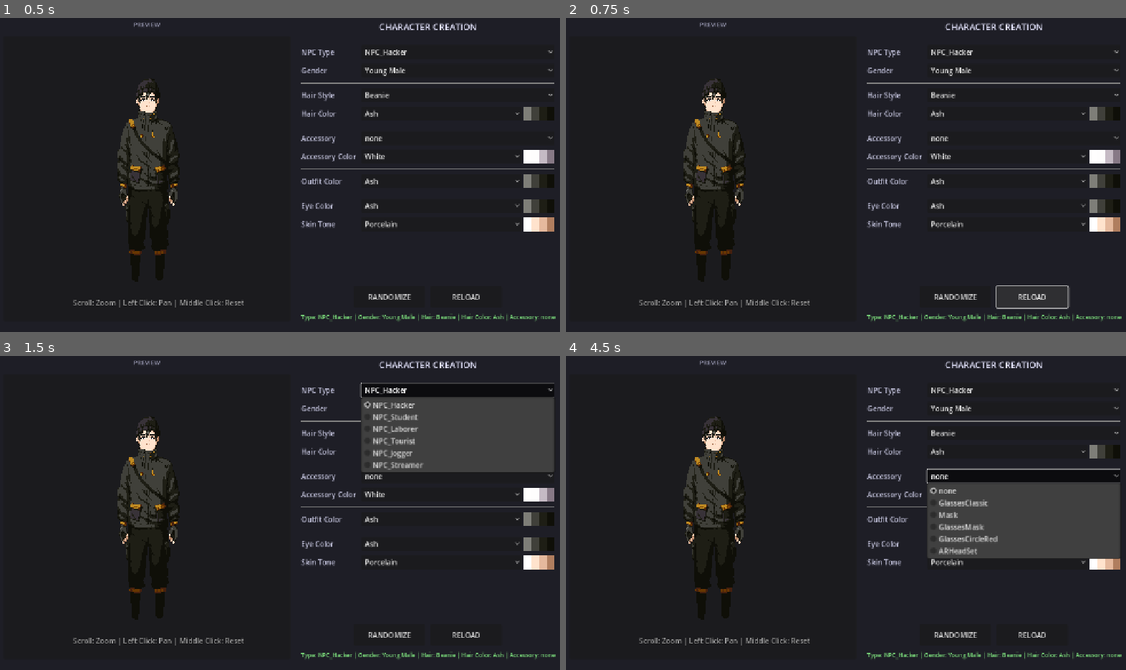
Above: before the commit, frames 1-4 (two rows, left to right).
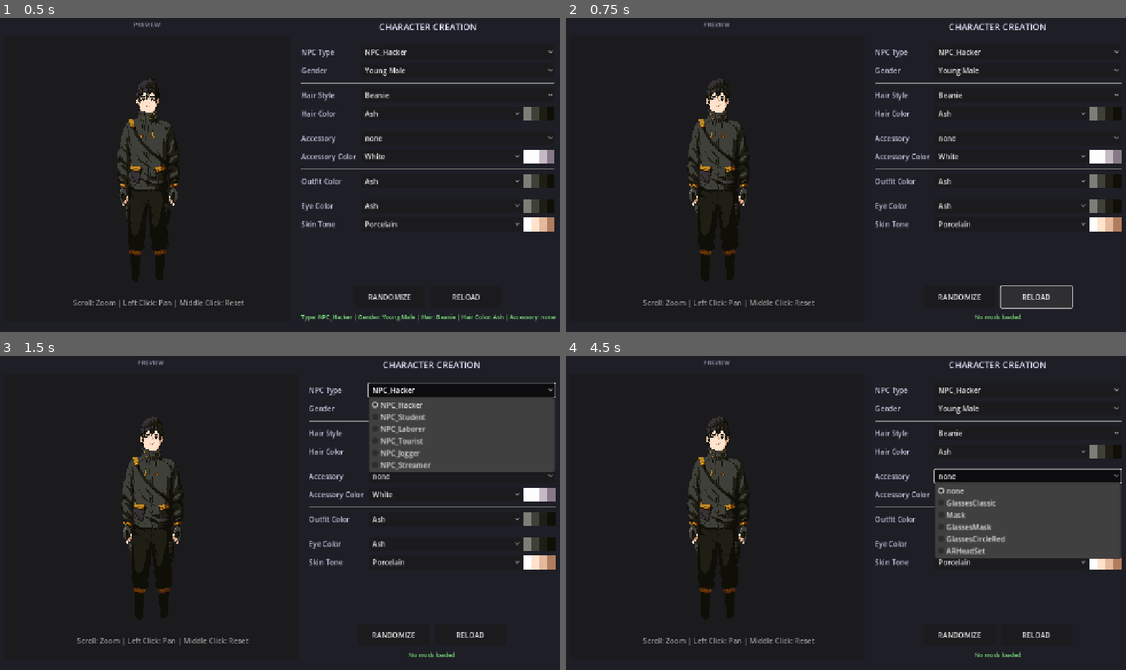
Above: after the commit, the same moments.

Repository: Sandy4j/npc-creator
Game: Godot game, scene res://UI/Main.tscn
The game is run twice, just before and just after one commit, with the same random seed, the same clock (stepped at 60 frames per second) and the same inputs.
Inputs:
- Up to frame 1 (0.5 s): no input
- Up to frame 2 (0.75 s): click "RELOAD" at 0.5 s
- Up to frame 3 (1.5 s): click "NPC_Hacker" at 1.25 s
- Up to frame 4 (4.5 s): click "Young Male" at 2 s; click "Beanie" at 2.75 s; click "Ash" at 3.5 s; click "none" at 4.25 s

Frame 1 is identical in both runs. In frame 2, 4.4% of the frame differs, in the area x 13-100%, y 1-97%; in frame 3, 5.1%; in frame 4, 5.0%.

Commit message:
feat: add mod support for data json

Diff:
--- a/Scripts/ModLoader.gd
+++ b/Scripts/ModLoader.gd
@@ -4,6 +4,7 @@
 ## Handle load mods assets
 
 const MOD_PREFIX = "[MOD] "
+const MOD_NPC_PROPERTIES_FILE = "NPC_Properties.json"
 const ASSET_CATEGORIES = {
 	"hair": "NPC/Hairs/Young",
 	"accessory": "NPC/Accessories/Young",
@@ -23,6 +24,9 @@
 ## Contoh: _mod_outfits["young_male"]["hacker"] = "/path/character_large_npcyoungmale_outfit_hacker.png"
 var _mod_outfits: Dictionary = {}
 
+## Cache parsed data dari mods/NPC_Properties.json jika ada
+var _mod_npc_data: Dictionary = {}
+
 ## GET mods folder path yang berada dalam satu folder dengan executable
 func _get_mods_folder_path() -> String:
 	var exe_path = OS.get_executable_path()
@@ -43,6 +47,7 @@
 func scan_mods() -> void:
 	_mod_assets.clear()
 	_mod_outfits.clear()
+	_mod_npc_data.clear()
 
 	var mods_path = get_mods_path()
 
@@ -51,6 +56,9 @@
 		# skip jika folder mods tidak ada
 		return
 
+	# scan dan parse mods/NPC_Properties.json jika ada, simpan ke _mod_npc_data
+	_scan_npc_properties(mods_path)
+
 	# scan folder mods untuk setiap kategori
 	for category in ASSET_CATEGORIES.keys():
 		_mod_assets[category] = {}
@@ -64,7 +72,7 @@
 
 			_scan_folder_for_pngs(category_path, category, gender_key)
 
-			# Khusus outfit: scan dan petakan ke npc_type untuk override prioritas
+			# Khusus outfit: priorize outfit yang di-override
 			if category == "outfit":
 				_scan_outfit_folder(category_path, gender_key)
 
@@ -113,6 +121,40 @@
 		file_name = dir.get_next()
 
 	dir.list_dir_end()
+
+## Scan dan parse mods/NPC_Properties.json jika ada
+## Data yang berhasil di-parse disimpan ke _mod_npc_data
+func _scan_npc_properties(mods_path: String) -> void:
+	var json_path = mods_path.path_join(MOD_NPC_PROPERTIES_FILE)
+
+	if not FileAccess.file_exists(json_path):
+		return
+
+	var file = FileAccess.open(json_path, FileAccess.READ)
+	if file == null:
+		push_warning("ModLoader: Cannot open mod NPC_Properties.json at: " + json_path)
+		return
+
+	var json_text = file.get_as_text()
+	file.close()
+
+	var json = JSON.new()
+	var err = json.parse(json_text)
+	if err != OK:
+		push_warning("ModLoader: Failed to parse mod NPC_Properties.json - " + json.get_error_message())
+		return
+
+	_mod_npc_data = json.get_data()
+	print("ModLoader: Loaded mod NPC_Properties.json from: " + json_path)
+
+## Cek apakah ada mod NPC_Properties.json yang sudah di-load
+func has_mod_npc_data() -> bool:
+	return not _mod_npc_data.is_empty()
+
+## GET data mod NPC_Properties yang sudah di-parse
+func get_mod_npc_data() -> Dictionary:
+	# jika tidak ada, kembalikan data kosong
+	return _mod_npc_data
 
 ## Cek apakah ada mod outfit untuk npc_type dan gender_key
 ## npc_type format: "NPC_Hacker" atau "hacker"
--- a/Scripts/NPCDataManager.gd
+++ b/Scripts/NPCDataManager.gd
@@ -122,3 +122,49 @@
 ## GET nama color
 func get_all_color_names() -> Array:
 	return get_all_colors().keys()
+
+## Terapkan override data dari mods/NPC_Properties.json
+## Mod data akan menimpa (deep merge) data base untuk key yang sama.
+## Jika mod menambahkan NPC type / gender baru, itu juga akan ditambahkan.
+func apply_mod_overrides(mod_data: Dictionary) -> void:
+	if mod_data.is_empty():
+		return
+
+	# Merge colors jika ada di mod
+	if mod_data.has("colors"):
+		var mod_colors: Dictionary = mod_data["colors"]
+		var base_colors: Dictionary = _data.get("colors", {})
+		for color_name in mod_colors.keys():
+			base_colors[color_name] = mod_colors[color_name]
+		_data["colors"] = base_colors
+
+	# Merge outfit_types: deep merge per NPC type -> gender -> property
+	if mod_data.has("outfit_types"):
+		var mod_types: Dictionary = mod_data["outfit_types"]
+		var base_types: Dictionary = _data.get("outfit_types", {})
+
+		for npc_type in mod_types.keys():
+			if not base_types.has(npc_type):
+				# NPC type baru dari mod, langsung tambahkan
+				base_types[npc_type] = mod_types[npc_type]
+			else:
+				var mod_genders: Dictionary = mod_types[npc_type]
+				var base_genders: Dictionary = base_types[npc_type]
+
+				for gender_key in mod_genders.keys():
+					if not base_genders.has(gender_key):
+						# gender baru dari mod, langsung tambahkan
+						base_genders[gender_key] = mod_genders[gender_key]
+					else:
+						# Deep merge per property (hair_type, hair_colors, dll)
+						var mod_props: Dictionary = mod_genders[gender_key]
+						var base_props: Dictionary = base_genders[gender_key]
+						for prop_key in mod_props.keys():
+							base_props[prop_key] = mod_props[prop_key]
+						base_genders[gender_key] = base_props
+
+				base_types[npc_type] = base_genders
+
+		_data["outfit_types"] = base_types
+
+	print("NPCDataManager: Mod NPC_Properties overrides applied.")
--- a/UI/character_preview.gd
+++ b/UI/character_preview.gd
@@ -100,7 +100,7 @@
 	# npc_type format: "NPC_Hacker" -> "Hacker"
 	var type_name = npc_type.replace("NPC_", "")
 	var gender_name = GENDER_SCENE_MAP.get(gender, "YoungMale")
-	return "res://Scene/NPC%s%s.tscn" % [type_name, gender_name]
+	return "res://ScenesNPC/NPC%s%s.tscn" % [type_name, gender_name]
 
 ## Load NPC scene berdasarkan type dan gender
 func _load_npc_scene(npc_type: String, gender: String) -> bool:
--- a/UI/main.gd
+++ b/UI/main.gd
@@ -54,6 +54,10 @@
 	_mod_loader = ModLoader.new()
 	_mod_loader.scan_mods()
 
+	# Terapkan override NPC_Properties dari mods/ jika ada
+	if _mod_loader.has_mod_npc_data():
+		_data_manager.apply_mod_overrides(_mod_loader.get_mod_npc_data())
+
 	_init_swatch_arrays()
 	character_preview.set_data_manager(_data_manager)
 	character_preview.set_mod_loader(_mod_loader)
@@ -79,7 +83,7 @@
 	option_eye_color.item_selected.connect(_on_eye_color_selected)
 	option_body_color.item_selected.connect(_on_body_color_selected)
 	randomize_button.pressed.connect(_on_randomize_pressed)
-	confirm_button.pressed.connect(_on_confirm_pressed)
+	confirm_button.pressed.connect(_on_reload_pressed)
 
 func _show_swatch_containers() -> void:
 	_hair_swatch_container.visible   = true
@@ -320,8 +324,31 @@
 
 	result_label.text = "Randomized: " + config.hair_type + " (" + config.hair_color + ")"
 
-func _on_confirm_pressed() -> void:
+func _on_reload_pressed() -> void:
 	_mod_loader.scan_mods()
+	if _mod_loader.has_mod_npc_data():
+		_data_manager.apply_mod_overrides(_mod_loader.get_mod_npc_data())
+	_update_property_options()
+
+	# Array untuk menyimpan nama-nama mod yang sudah ditampilkan
+	var mod_names: Array[String] = []
+
+	# Dapatkan nama mod
+	var mod_hairs = _mod_loader.get_mod_display_names("hair", _current_gender)
+	var mod_accessories = _mod_loader.get_mod_display_names("accessory", _current_gender)
+	for hair_name in mod_hairs:
+		if not mod_names.has(hair_name):
+			mod_names.append(hair_name)
+	for acc_name in mod_accessories:
+		if not mod_names.has(acc_name):
+			mod_names.append(acc_name)
+
+	# Tampilkan nama mod yang sudah dimuat
+	if mod_names.size() > 0:
+		result_label.text = "Loaded Mods: " + ", ".join(mod_names)
+	else:
+		result_label.text = "No mods loaded"
+
 
 func _apply_configuration(config: NPCRandomizer.NPCConfiguration) -> void:
 	# pilih hair type dan color
Renamed: Scene/NPCHackerYoungMale.tscn -> ScenesNPC/NPCHackerYoungMale.tscn
Renamed: Scene/NPCJoggerYoungFemale.tscn -> ScenesNPC/NPCJoggerYoungFemale.tscn
Renamed: Scene/NPCJoggerYoungMale.tscn -> ScenesNPC/NPCJoggerYoungMale.tscn
Renamed: Scene/NPCLaborerYoungMale.tscn -> ScenesNPC/NPCLaborerYoungMale.tscn
Renamed: Scene/NPCStreamerYoungFemale.tscn -> ScenesNPC/NPCStreamerYoungFemale.tscn
Renamed: Scene/NPCStudentYoungMale.tscn -> ScenesNPC/NPCStudentYoungMale.tscn
Renamed: Scene/NPCTouristYoungFemale.tscn -> ScenesNPC/NPCTouristYoungFemale.tscn
Renamed: Scene/NPCTouristYoungMale.tscn -> ScenesNPC/NPCTouristYoungMale.tscn
